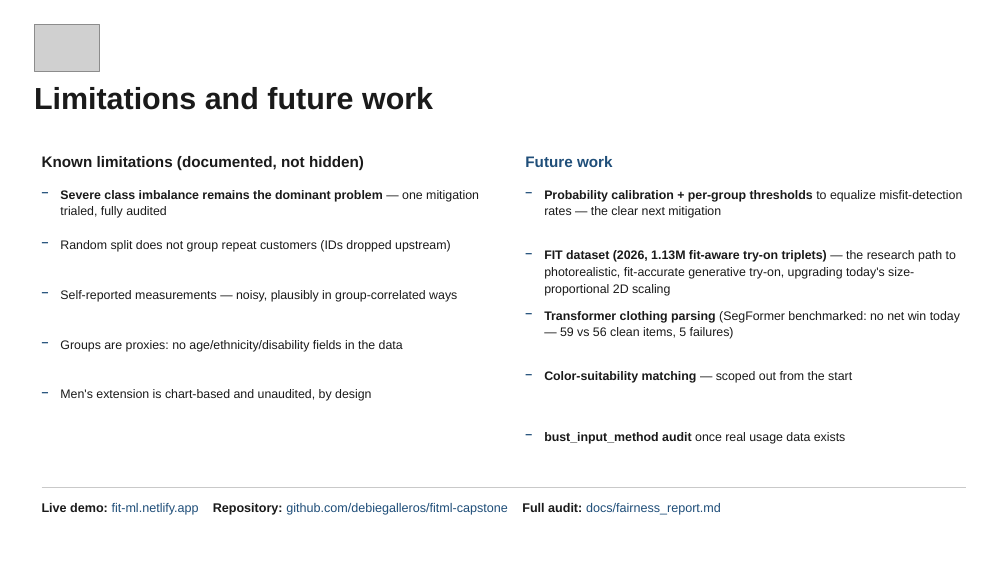
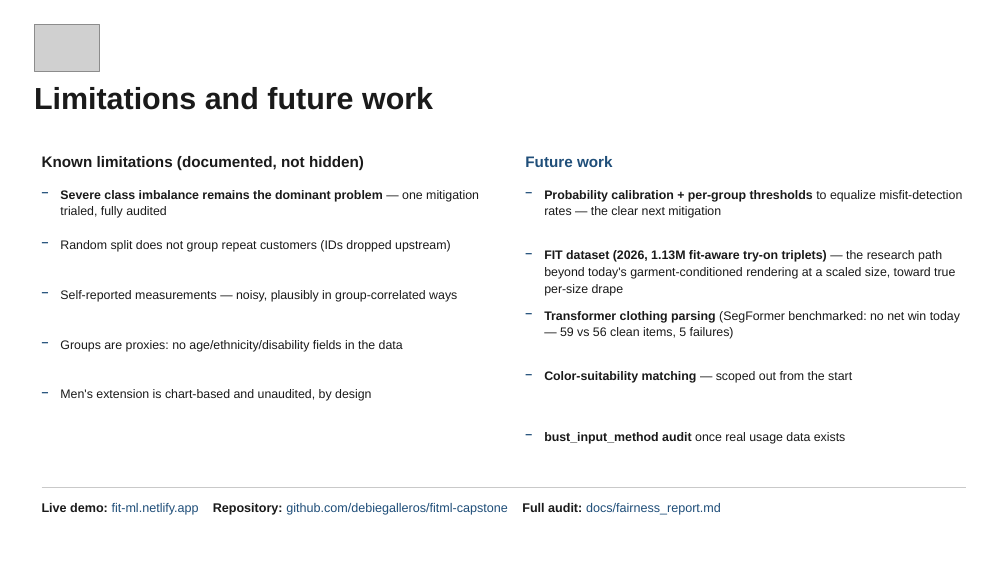
Before and after one commit to debiegalleros/fitml-capstone, a slide deck: slide 11 of submission/Debie_Galleros_Pillar5_CapstoneProject_TechnicalDeck.pptx. Drawn at 1008x567 pixels with LibreOffice and Linux fonts; fonts in the diff are those of the drawing; grey boxes stand for pictures. Boxes give left, top, right and bottom in pixels: in the first picture for what was removed or moved away, otherwise in the second. Text is boxed around its words. In the diff, an @@ line names an element or a change of style, - is before the commit and + after.

```diff
--- a/submission/Debie_Galleros_Pillar5_CapstoneProject_TechnicalDeck.pptx
+++ b/submission/Debie_Galleros_Pillar5_CapstoneProject_TechnicalDeck.pptx
@@ text at bbox=[544, 250, 955, 296]: text changed @@
-FIT dataset (2026, 1.13M fit-aware try-on triplets) — the research path to photorealistic, fit-accurate generative try-on, upgrading today's size-proportional 2D scaling
+FIT dataset (2026, 1.13M fit-aware try-on triplets) — the research path beyond today's garment-conditioned rendering at a scaled size, toward true per-size drape
```
Also in this commit, not shown: 1 other slide changed, 9 other files.
